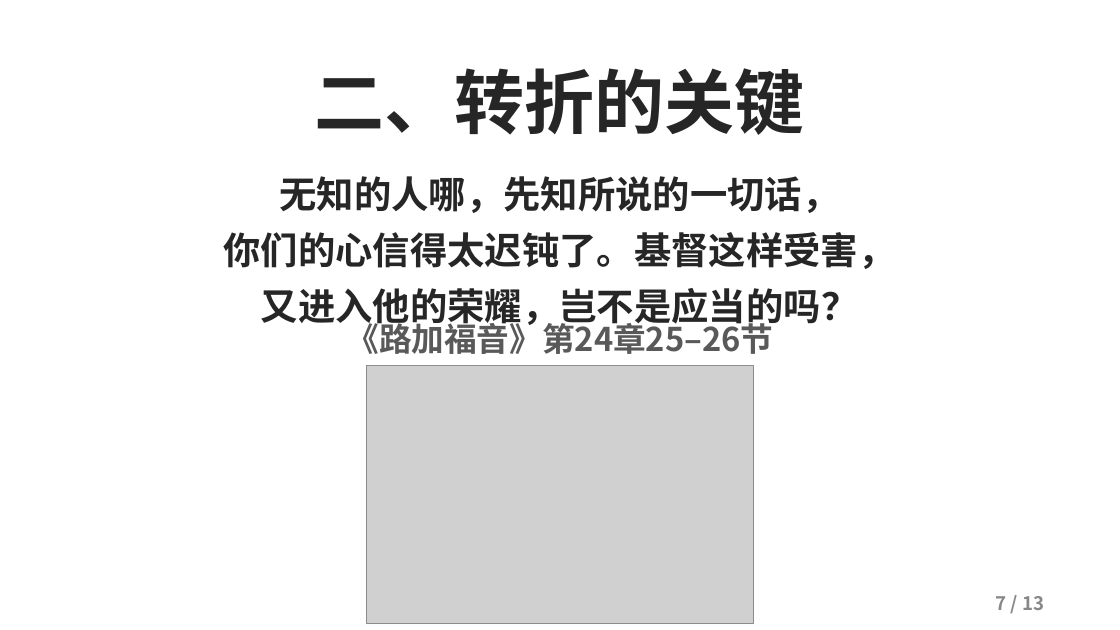
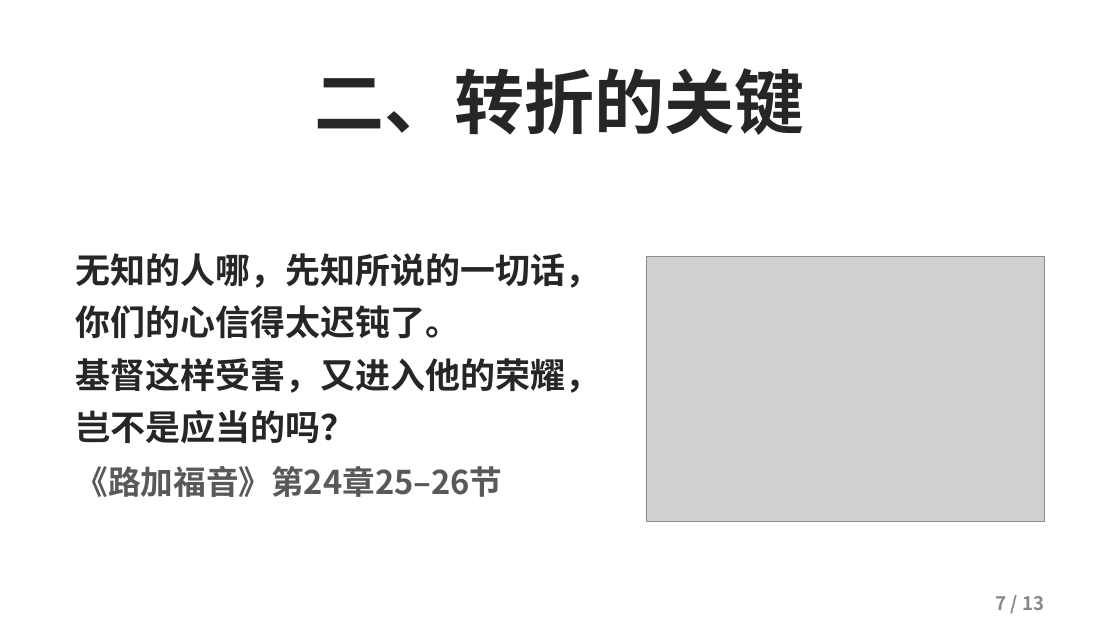
Before and after one commit to kaylechou/propresenter-lyric-tool, a slide deck: slide 7 of docs/从灰心到见证.pptx. Drawn at 1120x630 pixels with LibreOffice and Linux fonts; fonts in the diff are those of the drawing; grey boxes stand for pictures; background and template pictures are left out. Boxes give left, top, right and bottom in pixels: in the first picture for what was removed or moved away, otherwise in the second. Text is boxed around its words. In the diff, an @@ line names an element or a change of style, - is before the commit and + after.

```diff
--- a/docs/从灰心到见证.pptx
+++ b/docs/从灰心到见证.pptx
@@ text "无知的人哪，先知所说的一切话，": place and size @@
-text "无知的人哪，先知所说的一切话，" at [223,176,895,330]
+text "无知的人哪，先知所说的一切话，" at [76,253,601,497]
@@ text "无知的人哪，先知所说的一切话，" at [76,253,601,497]: vertical alignment top to middle @@
@@ text at [76,253,601,288]: size 32 to 30 pt in "无知的人哪，先知所说的一切话，"; alignment centre to left @@
@@ picture: place and size @@
-picture at [367,365,754,623]
+picture at [647,256,1044,521]
@@ text at [76,305,601,497]: text changed; size 32 to 30 pt @@
-你们的心信得太迟钝了。基督这样受害，
-又进入他的荣耀，岂不是应当的吗？
+你们的心信得太迟钝了。
+基督这样受害，又进入他的荣耀，
+岂不是应当的吗？
+《路加福音》第24章25–26节
@@ text removed at [346,318,773,354] @@
-《路加福音》第24章25–26节
```
Also in this commit, not shown: 3 other slides changed.
